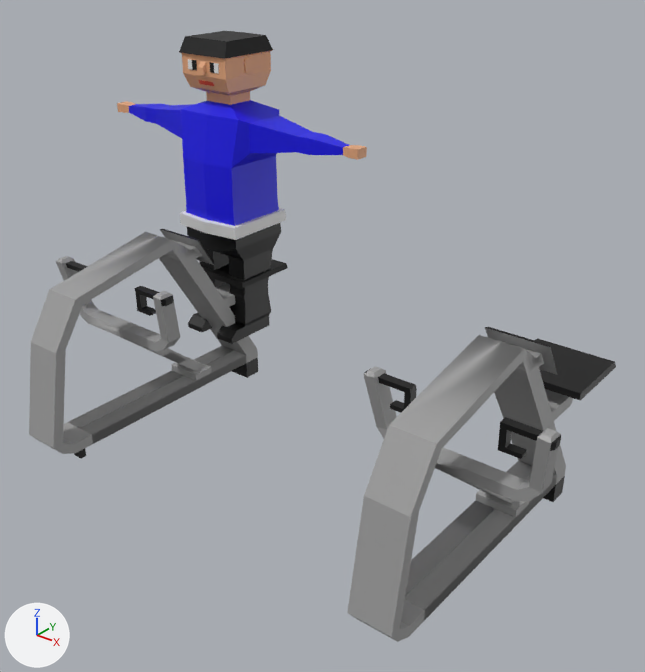
Two versions of the FBX model gymsim/Assets/Objects/Rudermaschine  - animated.fbx, one commit apart.
The view is the same before and after, from a camera (50 mm lens) standing at (3.43, -3.48, 2.59) and looking at (1.05, -0.51, 0.74). The axes (+X, +Y, +Z) are drawn at lower left. The lights are the same throughout. Where no turn or scale is listed for an object, it has been applied to the vertices.

The scene before the commit, as lines of its bpy script (objects in view):
```python
me_cube_005 = bpy.data.meshes.new('Cube.005')
me_cube_005.from_pydata(...)  # 112 vertices, 119 faces; spans x -0.2..0.2, y -1.42..0.23, z -0.05..0.97
# faces by material slot: [99, 20]
me_cube_005.materials.append(mat_material_001)  # grey #9e9e9e
me_cube_005.materials.append(mat_material_002)  # black #000000
me_cube_006 = bpy.data.meshes.new('Cube.006')
me_cube_006.from_pydata(...)  # 134 vertices, 135 faces; spans x -0.415..0.415, y -0.927..-0.339, z 0.105..0.859
# faces by material slot: [75, 60]
me_cube_006.materials.append(mat_material_003)  # grey #9e9e9e
me_cube_006.materials.append(mat_material_004)  # black #000000
me_cube_007 = bpy.data.meshes.new('Cube.007')
me_cube_007.from_pydata(...)  # 240 vertices, 249 faces; spans x -0.41..0.41, y -1.42..0.23, z -0.05..0.97
# faces by material slot: [169, 80]
me_cube_007.materials.append(mat_material_005)  # grey #9e9e9e
me_cube_007.materials.append(mat_material_006)  # black #000000
ob_cube = bpy.data.objects.new('Cube', me_cube_005)
ob_cube.location = (0.0, 0.0, 0.05)
ob_cube_001 = bpy.data.objects.new('Cube.001', me_cube_006)
ob_cube_001.location = (0.0, 0.0, 0.05)
ob_cube_002 = bpy.data.objects.new('Cube.002', me_cube_007)
ob_cube_002.location = (1.997, 0.0, 0.05)
# also in view: 'Cube.003' at (0.0, -0.01, 1.14)
```
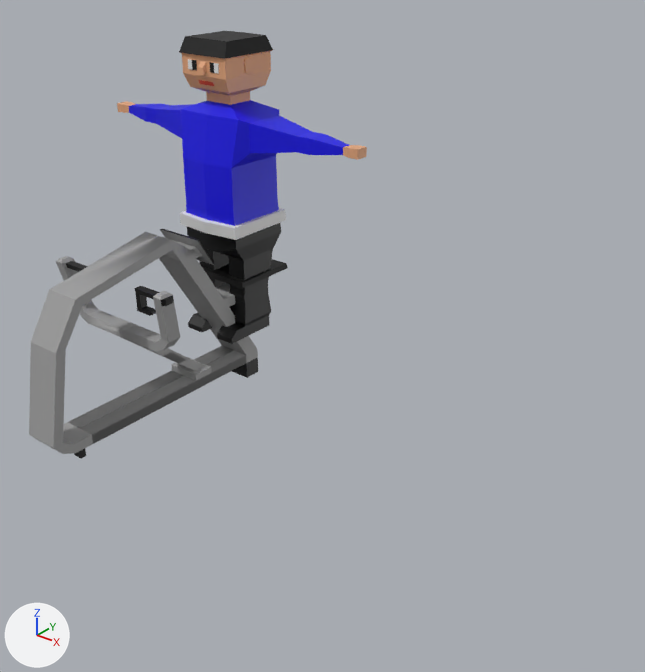
Where the change shows, as pixel boxes [x1, y1, x2, y2] in the pictures (645 x 672 px):
'Cube.002', deleted: before [347, 327, 616, 642]
    faces in mat_material_005 (grey #9e9e9e): [347, 328, 574, 642]
    faces in mat_material_006 (black #000000): [363, 327, 616, 502]

The change, as a diff of the scene's bpy script:
```diff
--- a/gymsim/Assets/Objects/Rudermaschine  - animated.fbx.py
+++ b/gymsim/Assets/Objects/Rudermaschine  - animated.fbx.py
@@ ob_cube_002 @@
-ob_cube_002 = bpy.data.objects.new('Cube.002', me_cube_007)
-ob_cube_002.location = (1.997, 0.0, 0.05)
```
